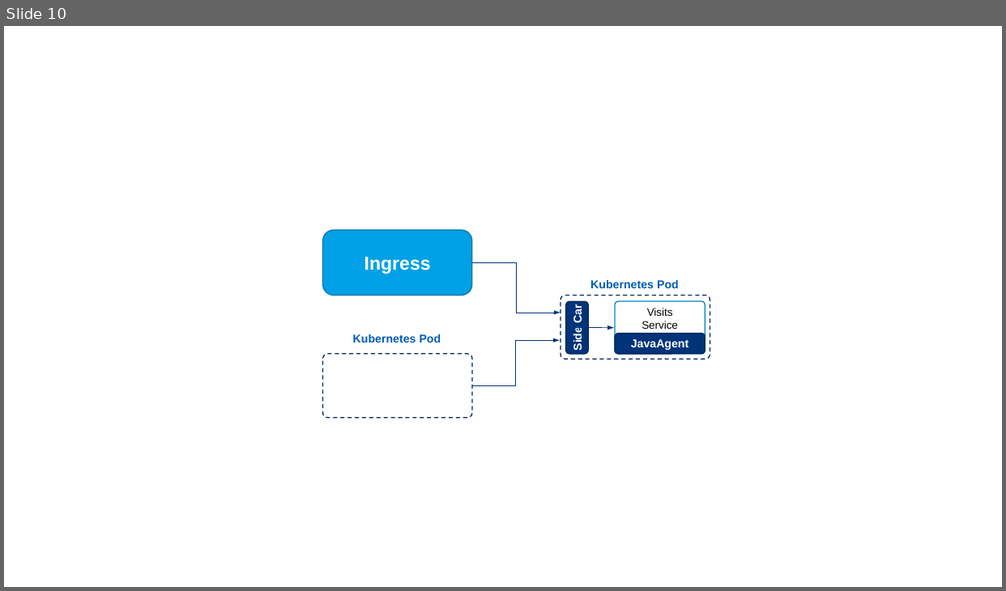
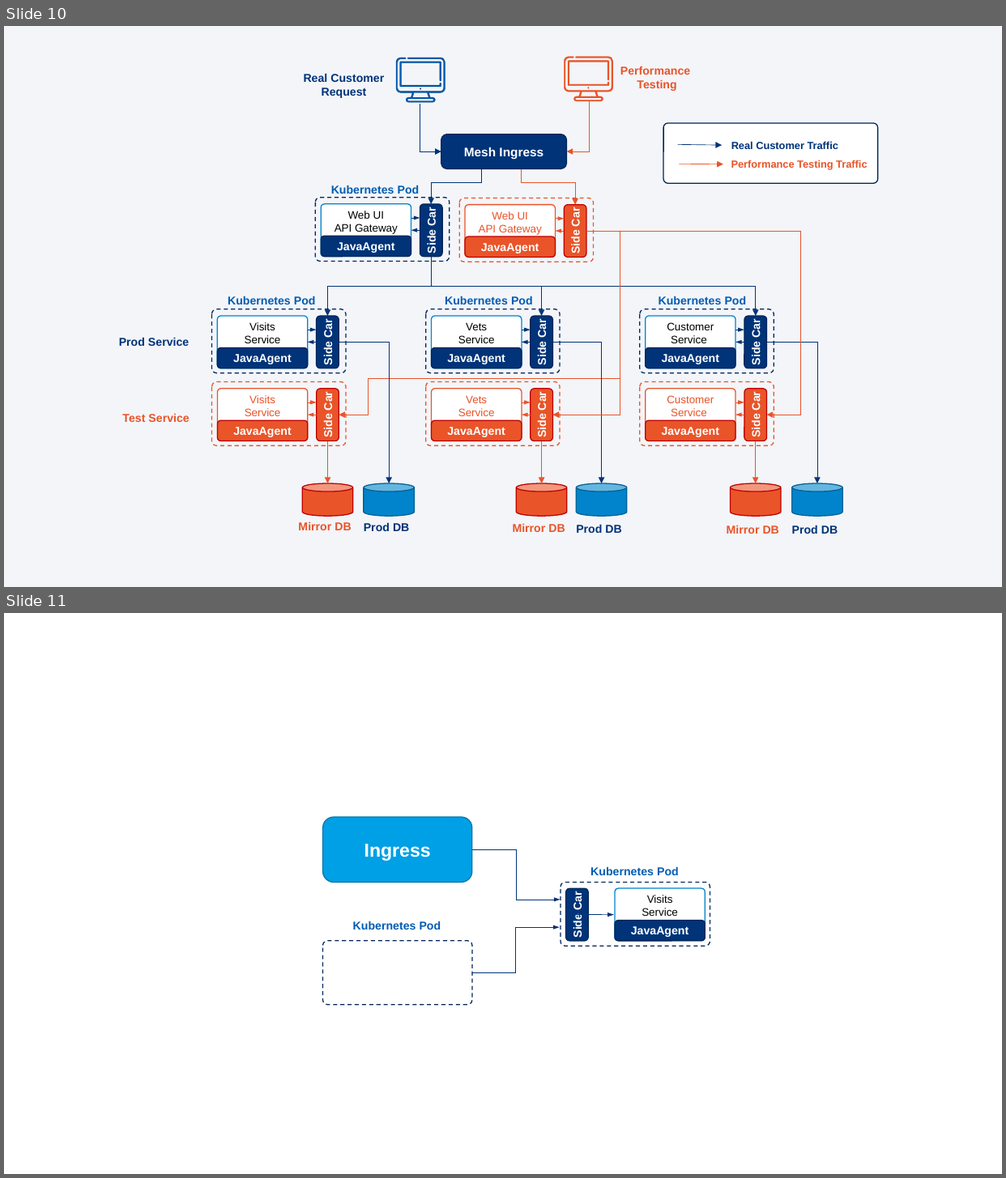
Before and after one commit to megaease/easemesh, a slide deck: docs/architecture.pptx. Shown one above the other, each under a label of ours: slide 10 before the commit, slides 10 and 11 after it. The pictures are 1006x591 and 1006x1178 pixels, drawn with LibreOffice and Linux fonts; fonts in the diff are those of the drawing. Boxes give left, top, right and bottom in pixels: in the first picture for what was removed or moved away, otherwise in the second. Text is boxed around its words. In the diff, an @@ line names an element or a change of style, - is before the commit and + after.

```diff
--- a/docs/architecture.pptx
+++ b/docs/architecture.pptx
@@ slide 10 added at <box>4,26,1002,587</box>, background #FFFFFF @@
@@ group added at <box>4,26,1002,587</box>: 34 rounded rectangles, 18 arrows, 16 elbow arrows, 16 texts, 6 cylinders, 6 freeform shapes, 2 lines, 1 rectangle, 1 elbow line @@
+Web UI
+API Gateway
+JavaAgent
+Side Car
+Mesh Ingress
+Visits
+Service
+JavaAgent
+Side Car
+Kubernetes Pod
+Vets
+Service
+JavaAgent
+Side Car
+Kubernetes Pod
+Customer
+Service
+JavaAgent
+Side Car
+Kubernetes Pod
+Kubernetes Pod
+Vets
+Service
+JavaAgent
+Side Car
+Visits
+Service
+JavaAgent
+Side Car
+Performance
+Testing
+Real Customer
+Request
+Web UI
+API Gateway
+JavaAgent
+Side Car
+Customer
+Service
+JavaAgent
+Side Car
+Performance Testing Traffic
+Real Customer Traffic
+Mirror DB
+Prod DB
+Mirror DB
+Prod DB
+Mirror DB
+Prod DB
+Test Service
+Prod Service
@@ what was slide 10 is now slide 11 @@
```
Also in this commit, not shown: 2 slides changed, 3 other files.
